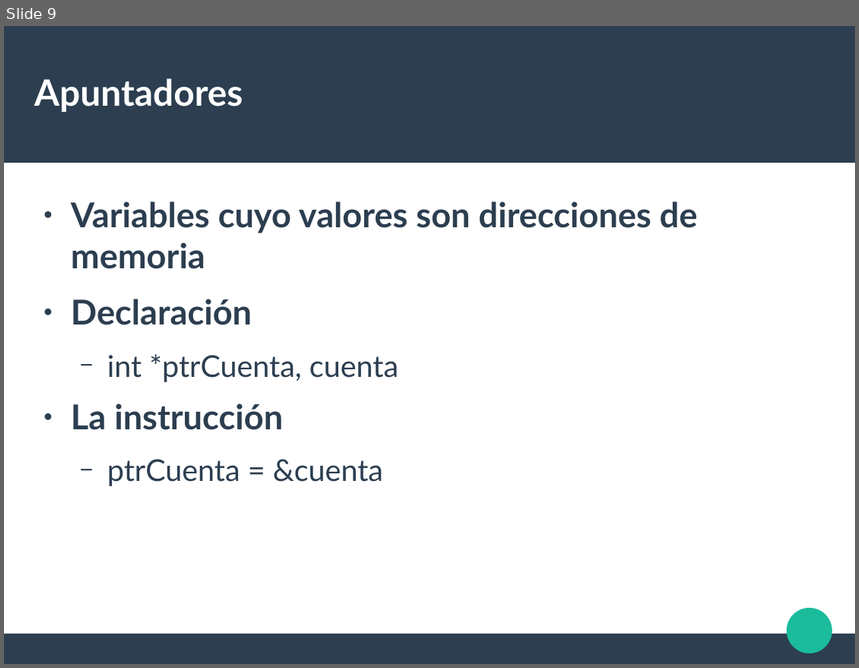
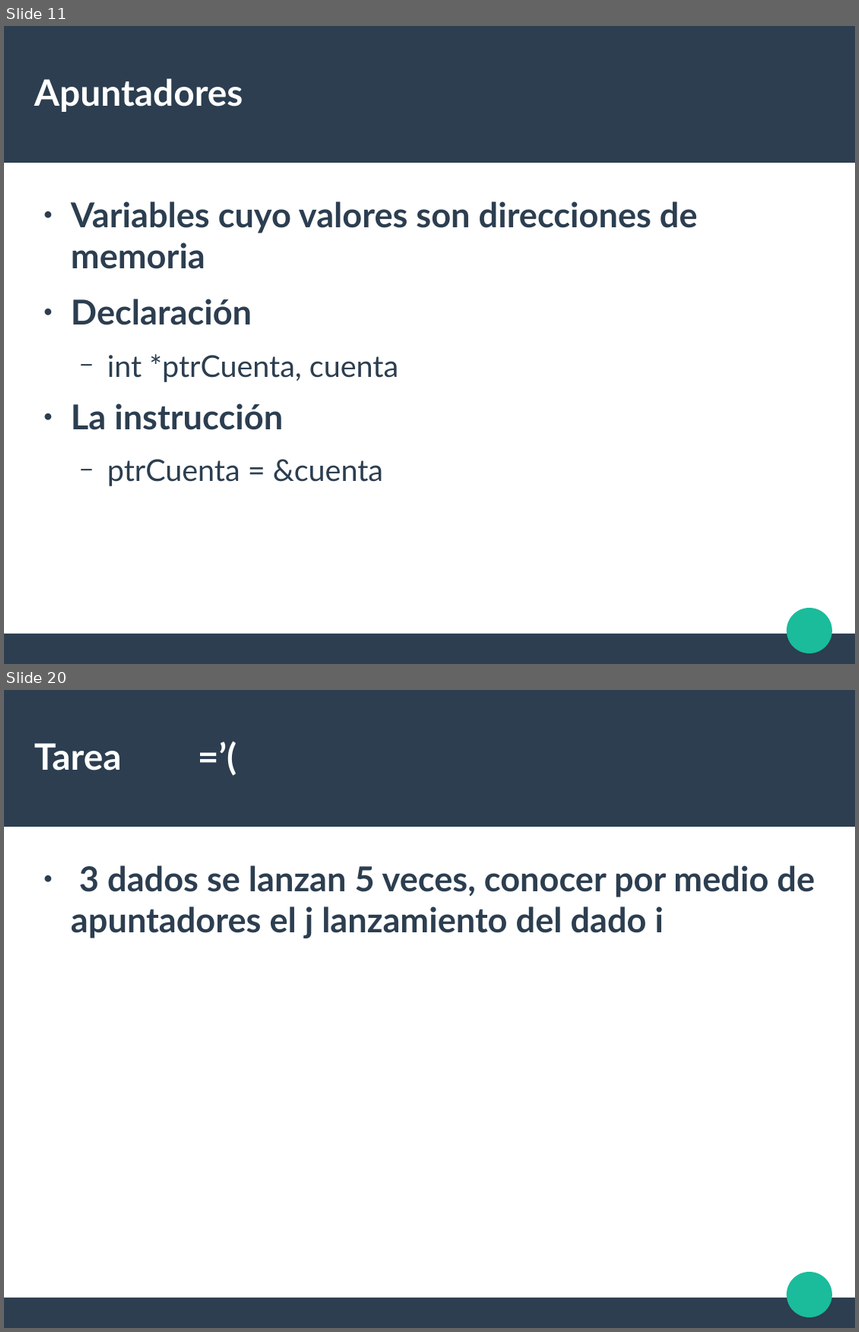
Before and after one commit to liowiki/EDA1-20192, a slide deck: Tema1.odp. Shown one above the other, each under a label of ours: slide 9 before the commit, slides 11 and 20 after it; the slides between them are not shown. The pictures are 859x668 and 859x1332 pixels, drawn with LibreOffice and Linux fonts; fonts in the diff are those of the drawing. Boxes give left, top, right and bottom in pixels: in the first picture for what was removed or moved away, otherwise in the second. Text is boxed around its words. In the diff, an @@ line names an element or a change of style, - is before the commit and + after.

```diff
--- a/Tema1.odp
+++ b/Tema1.odp
@@ slide 20 added at box(4, 690, 855, 1328), background #FFFFFF; not listed: 3 template elements that a slide beside it also shows @@
@@ title added at box(34, 743, 122, 771), 33.9 pt, text #FFFFFF, bold @@
+Tarea =’(
@@ text added at box(71, 866, 815, 939), 32 pt, text #2C3E50, bold @@
+● 3 dados se lanzan 5 veces, conocer por medio de apuntadores el j lanzamiento del dado i
@@ what was slide 9 is now slide 11 @@
```
Also in this commit, not shown: 1 slide changed, 31 other slides added, 4 other files.
